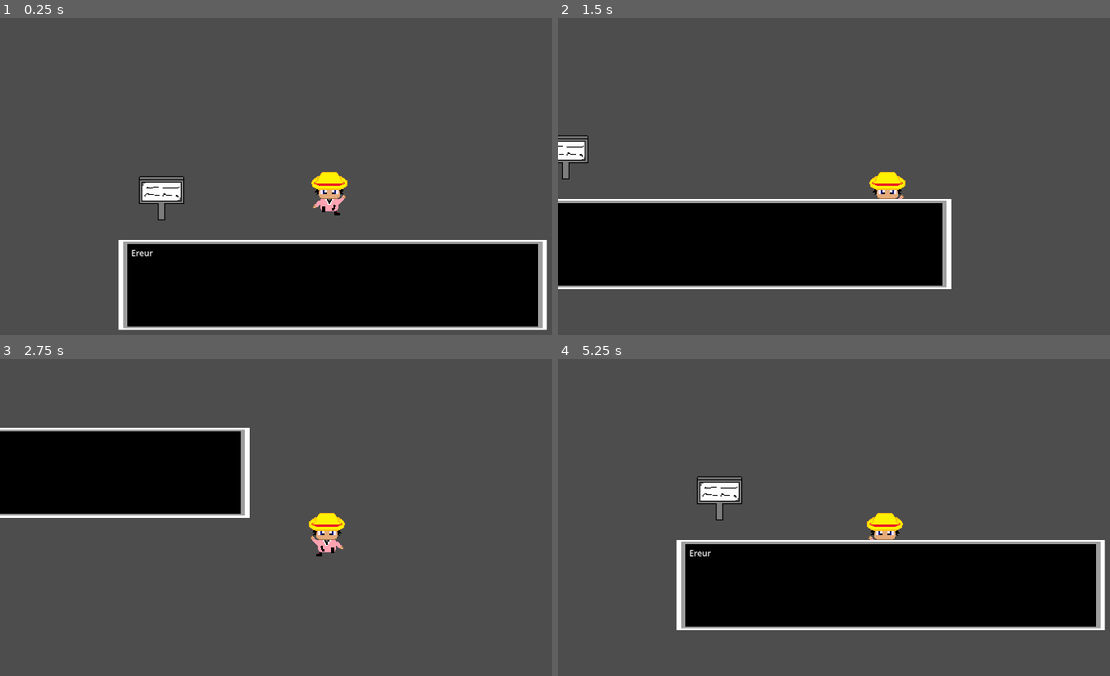
Above: before the commit, frames 1-4 (two rows, left to right).
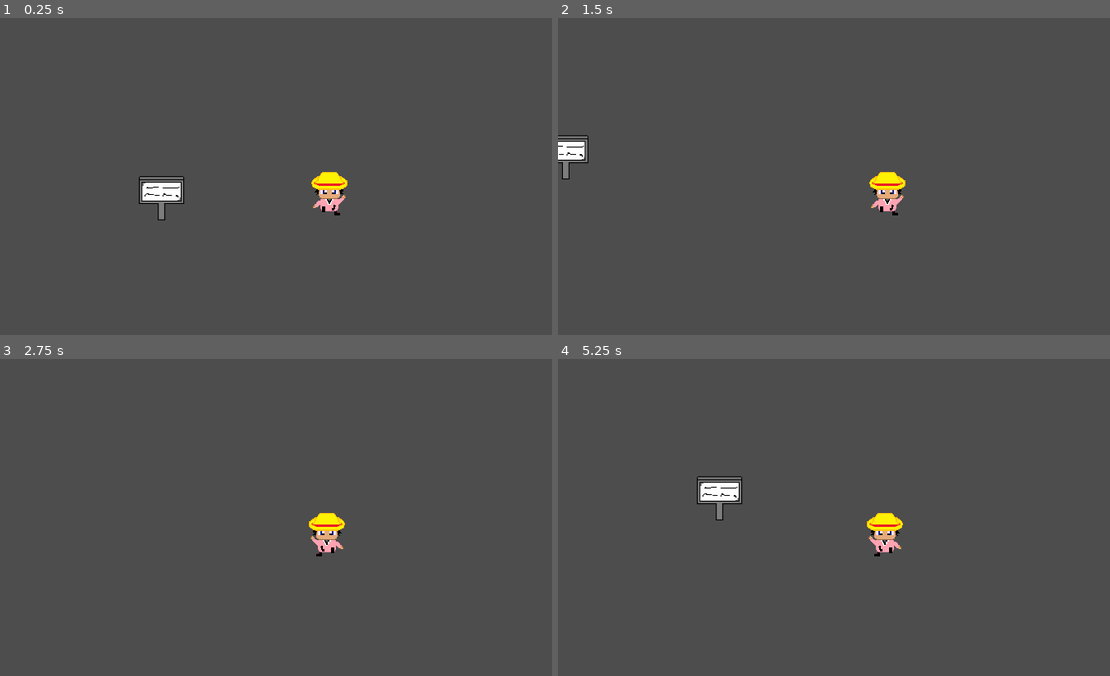
Above: after the commit, the same moments.

Repository: Poridaby/Pori-The-Game
Game: Godot game, scene res://scenes/Inser_ellenon.tscn
Two runs of this game, one before a commit and one after it. Both use one fixed random seed, a clock stepped at 60 frames per second and the inputs below.
Inputs:
- Up to frame 1 (0.25 s): no input
- Up to frame 2 (1.5 s): tap Enter at 0.5 s; hold D (move_right) 0.53-1.28 s; tap Space (interact) at 0.6, 1.35 s; hold S (move_down) from 1.28 s (still down)
- Up to frame 3 (2.75 s): release S (move_down) at 2.03 s; hold D (move_right) from 2.03 s (still down); tap Space (interact) at 2.1 s
- Up to frame 4 (5.25 s): release D (move_right) at 2.78 s; hold W (move_up) 2.78-3.53 s; tap Space (interact) every 0.75 s from 2.85 to 5.1 s; hold A (move_left) 3.53-5.03 s; hold S (move_down) from 5.03 s (still down)

The runs differ from the first frame. In frame 1, 22% of the frame differs, in the area x 21-100%, y 70-99%; in frame 2, 20%; in frame 3, 13%; in frame 4, 22%, in the area x 21-100%, y 57-86%.

Commit message:
patcxh panneau

Diff:
--- a/pori-the-game/scenes/Inser_ellenon.tscn
+++ b/pori-the-game/scenes/Inser_ellenon.tscn
@@ -1,9 +1,8 @@
-[gd_scene load_steps=10 format=3 uid="uid://duchss15jdix1"]
+[gd_scene load_steps=9 format=3 uid="uid://duchss15jdix1"]
 
-[ext_resource type="Script" uid="uid://bkm3aafrxcd2t" path="res://scenes/warp.gd" id="1_dql4g"]
-[ext_resource type="PackedScene" uid="uid://be0cbrh4ogbni" path="res://scenes/panneau.tscn" id="1_sdcqm"]
+[ext_resource type="Script" path="res://scenes/warp.gd" id="1_dql4g"]
+[ext_resource type="PackedScene" uid="uid://q6dmjs06d6i3" path="res://scenes/panneau.tscn" id="1_sdcqm"]
 [ext_resource type="PackedScene" uid="uid://ob8ee2f8nyuc" path="res://scenes/Perso_principal.tscn" id="2_dql4g"]
-[ext_resource type="PackedScene" uid="uid://cpkhdgwavmpuc" path="res://scenes/panneau_dialogue.tscn" id="3_ht3ym"]
 
 [sub_resource type="SegmentShape2D" id="SegmentShape2D_tbgi4"]
 b = Vector2(1920, 0)
@@ -32,9 +31,6 @@
 [node name="Joueur_P" parent="." instance=ExtResource("2_dql4g")]
 position = Vector2(900, 512)
 
-[node name="panneau_lecture" parent="." instance=ExtResource("3_ht3ym")]
-position = Vector2(909, 658)
-
 [node name="Map Border" type="StaticBody2D" parent="."]
 collision_priority = 20.0
 
--- a/pori-the-game/scenes/panneau_dialogue.tscn
+++ b/pori-the-game/scenes/panneau_dialogue.tscn
@@ -1,9 +1,11 @@
-[gd_scene load_steps=3 format=3 uid="uid://cpkhdgwavmpuc"]
+[gd_scene load_steps=4 format=3 uid="uid://cpkhdgwavmpuc"]
 
 [ext_resource type="Texture2D" uid="uid://cohebqbv2wfc4" path="res://objet/boite de dialogue.png" id="1_haq7k"]
+[ext_resource type="Script" uid="uid://b67aoffo3oxk1" path="res://script/panneau_dialogue.gd" id="1_v8dn8"]
 [ext_resource type="Script" uid="uid://cwv03yjsdbmo4" path="res://script/texte_dialogue.gd" id="2_onyid"]
 
 [node name="Node2D" type="Node2D"]
+script = ExtResource("1_v8dn8")
 
 [node name="Sprite2D" type="Sprite2D" parent="."]
 texture_filter = 1
--- /dev/null
+++ b/pori-the-game/script/panneau_dialogue.gd
@@ -0,0 +1,9 @@
+extends Node2D
+
+
+func _ready():
+	"""
+	Initialise le panneau comme masqué
+	:comportement: masque le panneau directement
+	"""
+	visible = false
Not shown, added: pori-the-game/script/panneau_dialogue.gd.uid
